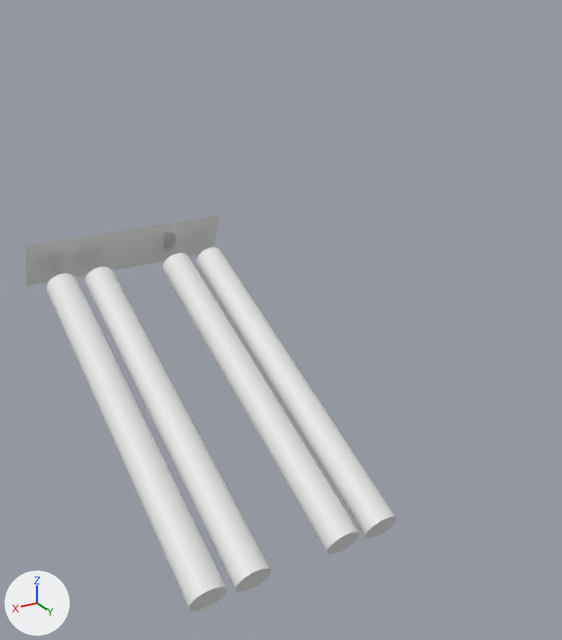
The Blender file ATM SAMPAH Blender/ATM SAMPAH.blend: old version first, new version second.
One viewpoint serves both versions: a 50 mm camera at (0.757, 1.628, 0.982) aimed at (-0.173, 0.078, 0.207). Every picture has the same lights, and +X, +Y and +Z are marked at lower left.
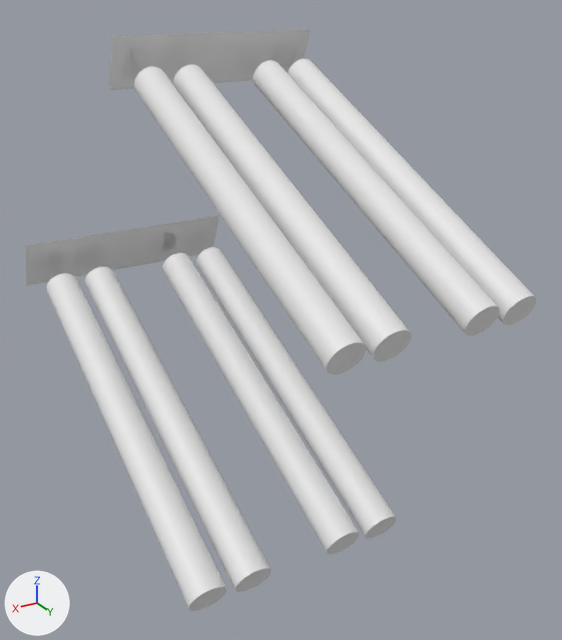
Diff of the bpy script that builds the scene:
```diff
--- a/ATM SAMPAH Blender/ATM SAMPAH.blend.py
+++ b/ATM SAMPAH Blender/ATM SAMPAH.blend.py
@@ ob_cylinder_001 @@
+ob_cylinder_001 = bpy.data.objects.new('Cylinder.001', me_cylinder_001.copy())  # the mesh of ob_cylinder
+ob_cylinder_001.location = (-0.26, 0.107, 0.544)
+ob_cylinder_001.rotation_euler = (1.134, 0.0, 0.0)  # degrees (65, 0, 0)
+ob_cylinder_001.scale = (0.136, 0.136, 0.494)
+_m = ob_cylinder_001.modifiers.new('Mirror', 'MIRROR')
+_m.use_clip = True
+_m.merge_threshold = 0.1
```

Pixel boxes [x1, y1, x2, y2] of what changed, in the pictures (562 x 640 px):
'Cylinder.001', added
    after: [109, 29, 536, 375]
